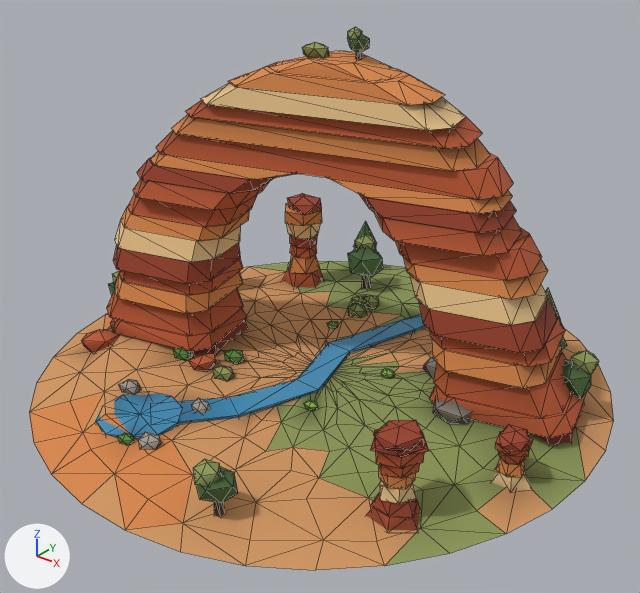
The glTF model public/models/nw_sky_arch.glb, before and after one commit.
Both versions are drawn from a 50 mm lens placed at (1.333, -1.685, 1.281), pointed at (0.043, -0.073, 0.282). The lights are fixed; the arrows at lower left show +X, +Y and +Z. The older version comes first. Mesh edges are drawn as thin lines.

Names of what the first picture shows: 'nw_sky_arch'.
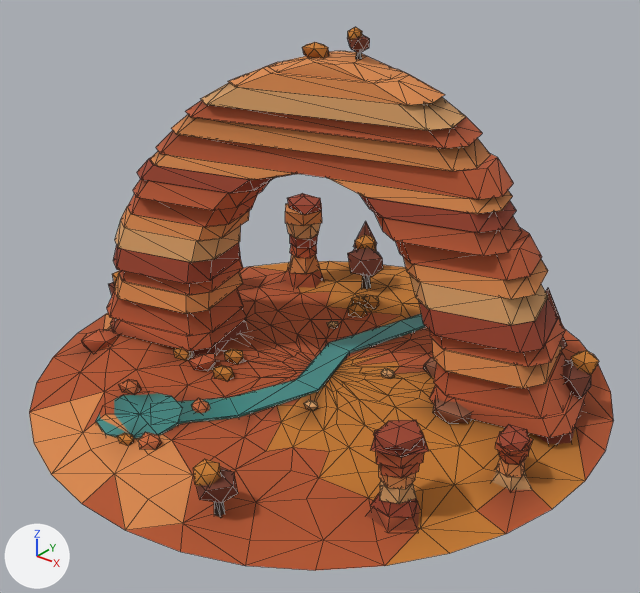
Boxes (x1, y1, x2, y2) around the edits, measured in the pictures (640 x 593 px):
'nw_sky_arch', surface changed
    both: (29, 27, 614, 571)

The change, as a list of edits to the scene's bpy script:
```text
Change mat_nat_sage:
    where n2 = _N.new('ShaderNodeMix'); n2.name = 'Mix'
    n2.inputs[7].default_value: (0.275, 0.332, 0.102, 1.0) -> (0.571, 0.198, 0.0252, 1.0)  # 'B', green #8f9c5a -> 'B', orange #c77b2c
Change mat_nat_redsand:
    where n2 = _N.new('ShaderNodeMix'); n2.name = 'Mix'
    n2.inputs[7].default_value: (0.658, 0.323, 0.125, 1.0) -> (0.462, 0.0908, 0.0242, 1.0)  # 'B', orange #d49a63 -> 'B', orange #b5552b
Change mat_nat_cream:
    where n2 = _N.new('ShaderNodeMix'); n2.name = 'Mix'
    n2.inputs[7].default_value: (0.863, 0.584, 0.275, 1.0) -> (0.694, 0.352, 0.133, 1.0)  # 'B', beige #efc98f -> 'B', orange #d9a066
Change mat_nat_juniper:
    where n2 = _N.new('ShaderNodeMix'); n2.name = 'Mix'
    n2.inputs[7].default_value: (0.0704, 0.144, 0.0467, 1.0) -> (0.188, 0.0467, 0.0242, 1.0)  # 'B', dark green #4b6a3d -> 'B', brown #783d2b
Change mat_water:
    where n2 = _N.new('ShaderNodeMix'); n2.name = 'Mix'
    n2.inputs[7].default_value: (0.0497, 0.292, 0.521, 1.0) -> (0.0497, 0.275, 0.254, 1.0)  # 'B', blue #3f93bf -> 'B', cyan #3f8f8a
Change mat_rock_light:
    where n2 = _N.new('ShaderNodeMix'); n2.name = 'Mix'
    n2.inputs[7].default_value: (0.392, 0.347, 0.296, 1.0) -> (0.578, 0.141, 0.0423, 1.0)  # 'B', grey #a89f94 -> 'B', orange #c8693a
Change mat_foliage:
    where n2 = _N.new('ShaderNodeMix'); n2.name = 'Mix'
    n2.inputs[7].default_value: (0.105, 0.262, 0.0423, 1.0) -> (0.571, 0.198, 0.0252, 1.0)  # 'B', green #5b8c3a -> 'B', orange #c77b2c
```
